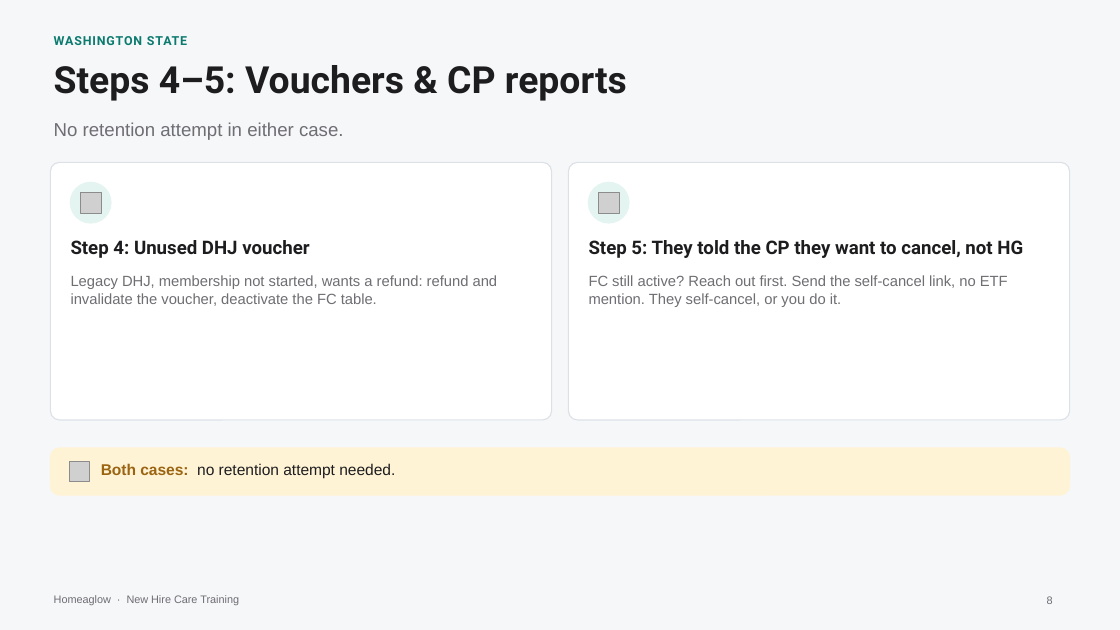
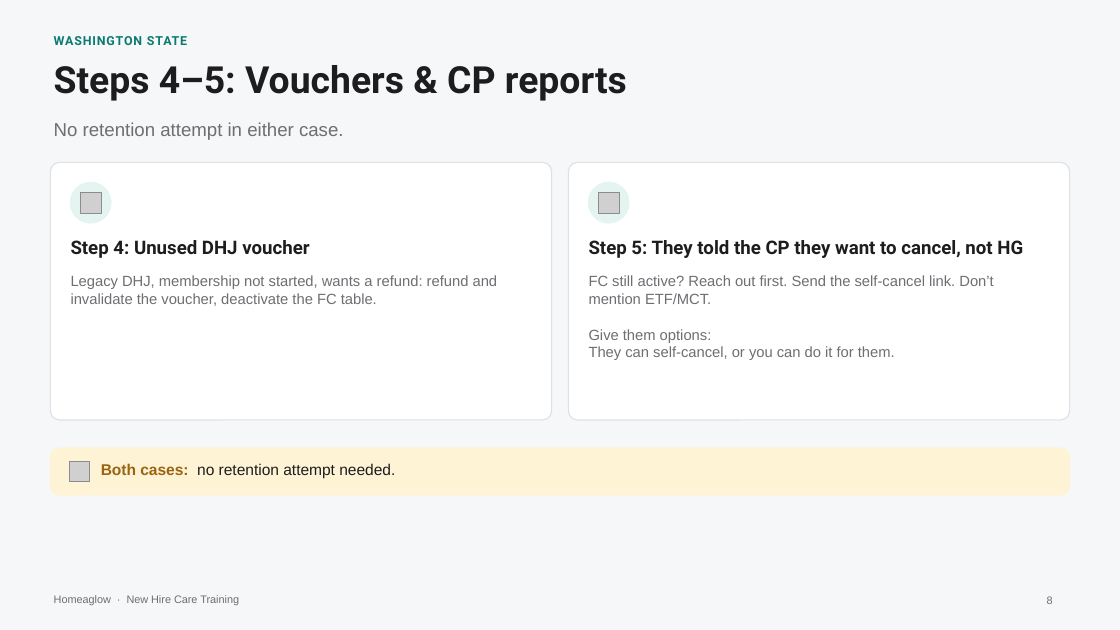
Before and after one commit to anjulimichelle/training, a slide deck: slide 8 of retention-membership-cancellation/retention-membership-cancellation.pptx. Drawn at 1120x630 pixels with LibreOffice and Linux fonts; fonts in the diff are those of the drawing; grey boxes stand for pictures. Boxes give left, top, right and bottom in pixels: in the first picture for what was removed or moved away, otherwise in the second. Text is boxed around its words. In the diff, an @@ line names an element or a change of style, - is before the commit and + after.

```diff
--- a/retention-membership-cancellation/retention-membership-cancellation.pptx
+++ b/retention-membership-cancellation/retention-membership-cancellation.pptx
@@ text at (589, 275, 993, 360): text changed @@
-FC still active? Reach out first. Send the self-cancel link, no ETF mention. They self-cancel, or you do it.
+FC still active? Reach out first. Send the self-cancel link. Don’t mention ETF/MCT.
+Give them options:
+They can self-cancel, or you can do it for them.
```
Also in this commit, not shown: 5 other slides changed, 1 other file.
